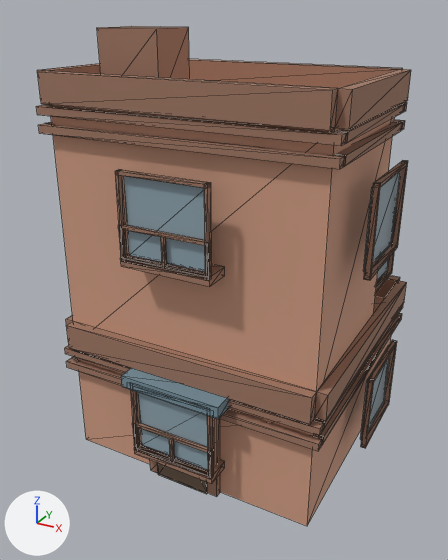
An edit to the glTF model public/buildings/residential_1x1_court.glb, drawn before and after from the same camera.
Both versions are drawn from a 50 mm lens placed at (10.03, -10.37, 10.89), pointed at (2.89, 2.61, 4.39). Arrows for +X, +Y and +Z are at lower left; the lights stay in place. The picture after the commit comes second. Mesh edges are drawn as thin lines. Vertices at exactly the same position are counted once.

The first picture shows 'residential_1x1_court_0'.
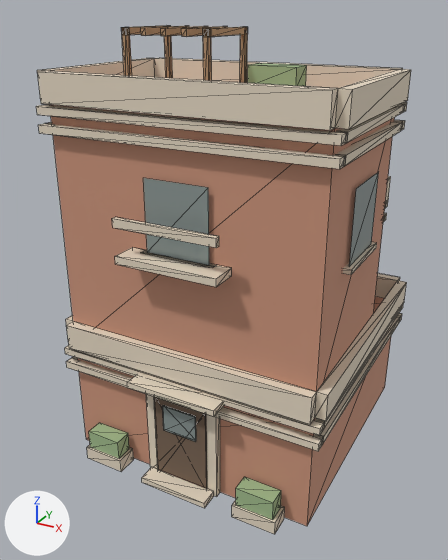
Pixel boxes [x1, y1, x2, y2] of what changed, in the pictures (448 x 560 px):
'residential_1x1_court_0', recoloured, reshaped (lighter): before [36, 26, 411, 526]; after [36, 25, 411, 534]
part 1 of me_residential_1x1_court_0, added: after [142, 251, 215, 268]
part 2 of me_residential_1x1_court_0, added: after [115, 247, 231, 287]
part 3 of me_residential_1x1_court_0, added (pale yellow): after [112, 217, 219, 248]
part 4 of me_residential_1x1_court_0, added: after [343, 242, 377, 275]
part 5 of me_residential_1x1_court_0, added: after [87, 445, 134, 472]
part 6 of me_residential_1x1_court_0, added (pale yellow): after [232, 500, 285, 534]
part 7 of me_residential_1x1_court_0, added: after [142, 467, 214, 508]
part 8 of me_residential_1x1_court_0, added: after [89, 423, 129, 458]
part 9 of me_residential_1x1_court_0, added: after [236, 477, 281, 520]
part 10 of me_residential_1x1_court_0, added: after [248, 63, 307, 86]
part 11 of me_residential_1x1_court_0, added: after [141, 26, 189, 36]
part 12 of me_residential_1x1_court_0, added: after [161, 26, 208, 36]
part 13 of me_residential_1x1_court_0, added: after [181, 26, 228, 37]
part 14 of me_residential_1x1_court_0, added (brown): after [121, 25, 173, 78]
part 15 of me_residential_1x1_court_0, added (brown): after [203, 27, 248, 83]
part 16 of me_residential_1x1_court_0, deleted: before [97, 26, 408, 484]
part 17 of me_residential_1x1_court_0, added: after [143, 172, 379, 267]

The change, as a diff of the scene's bpy script:
```diff
--- a/public/buildings/residential_1x1_court.glb.py
+++ b/public/buildings/residential_1x1_court.glb.py
@@ mat_residential_1x1_court_trim @@
 mat_residential_1x1_court_trim = principled_material('residential_1x1_court_trim')
-mat_residential_1x1_court_trim.base_color = (0.352, 0.187, 0.127)  # brown #a07864
+mat_residential_1x1_court_trim.base_color = (0.79, 0.69, 0.55)  # pale yellow #e6d8c4
 mat_residential_1x1_court_trim.roughness = 0.85
@@ mat_residential_1x1_court_awning @@
 mat_residential_1x1_court_awning = principled_material('residential_1x1_court_awning')
-mat_residential_1x1_court_awning.base_color = (0.18, 0.28, 0.34)  # greyish blue #76909e
+mat_residential_1x1_court_awning.base_color = (0.35, 0.49, 0.26)  # greyish green #a0ba8b
 mat_residential_1x1_court_awning.roughness = 0.85
@@ me_residential_1x1_court_0 @@
-me_residential_1x1_court_0.from_pydata(...)  # 922 vertices, 1440 faces; spans x -0.62..7.12, y -0.65..7.12, z 0.0..10.5
+me_residential_1x1_court_0.from_pydata(...)  # 490 vertices, 788 faces; spans x -0.25..6.75, y -0.65..6.75, z 0.0..10.5
+# me_residential_1x1_court_0 part 1: a new loose piece, a box spanning x 2.35..4.15, y -0.18..0.18, z 5.88..6.0, in mat_residential_1x1_court_trim (pale yellow #e6d8c4)
+# me_residential_1x1_court_0 part 2: a new loose piece, a box spanning x 2.0..4.5, y -0.62..0.02, z 5.82..6.0, in mat_residential_1x1_court_trim (pale yellow #e6d8c4)
+# me_residential_1x1_court_0 part 3: a new loose piece, a box spanning x 2.0..4.5, y -0.62..-0.51, z 6.65..6.85, in mat_residential_1x1_court_trim (pale yellow #e6d8c4)
+# me_residential_1x1_court_0 part 4: a new loose piece, a box spanning x 6.32..6.68, y 1.12..2.91, z 5.88..6.0, in mat_residential_1x1_court_trim (pale yellow #e6d8c4)
+# me_residential_1x1_court_0 part 5: a new loose piece, a box spanning x 0.55..1.65, y -0.58..-0.05, z 0.0..0.35, in mat_residential_1x1_court_trim (pale yellow #e6d8c4)
+# me_residential_1x1_court_0 part 6: a new loose piece, a box spanning x 4.85..5.95, y -0.58..-0.05, z 0.0..0.35, in mat_residential_1x1_court_trim (pale yellow #e6d8c4)
+# me_residential_1x1_court_0 part 7: a new loose piece, a box spanning x 2.34..4.16, y -0.65..-0.2, z 0.0..0.15, in mat_residential_1x1_court_trim (pale yellow #e6d8c4)
+# me_residential_1x1_court_0 part 8: a new loose piece, a box spanning x 0.63..1.57, y -0.53..-0.1, z 0.35..0.85, in mat_residential_1x1_court_awning (greyish green #a0ba8b)
+# me_residential_1x1_court_0 part 9: a new loose piece, a box spanning x 4.93..5.87, y -0.53..-0.1, z 0.35..0.85, in mat_residential_1x1_court_awning (greyish green #a0ba8b)
+# me_residential_1x1_court_0 part 10: a new loose piece, a box spanning x 3.65..4.8, y 2.3..2.84, z 9.3..9.75, in mat_residential_1x1_court_awning (greyish green #a0ba8b)
+# me_residential_1x1_court_0 part 11: a new loose piece, a box spanning x 1.8..1.92, y 1.01..2.73, z 10.35..10.5, in mat_residential_1x1_court_sign (brown #b5936f)
+# me_residential_1x1_court_0 part 12: a new loose piece, a box spanning x 2.3..2.42, y 1.01..2.73, z 10.35..10.5, in mat_residential_1x1_court_sign (brown #b5936f)
+# me_residential_1x1_court_0 part 13: a new loose piece, a box spanning x 2.8..2.92, y 1.01..2.73, z 10.35..10.5, in mat_residential_1x1_court_sign (brown #b5936f)
+# me_residential_1x1_court_0 part 14: a new loose piece of 20 vertices spanning x 1.3..1.42, y 1.01..2.73, z 9.0..10.5, in mat_residential_1x1_court_sign (brown #b5936f)
+# me_residential_1x1_court_0 part 15: a new loose piece of 20 vertices spanning x 3.3..3.42, y 1.01..2.73, z 9.0..10.5, in mat_residential_1x1_court_sign (brown #b5936f)
+# me_residential_1x1_court_0 part 16: 77 loose pieces with 616 vertices, spanning x -0.62..7.12, y -0.65..7.12, z 0.8..10.5, are deleted
+# me_residential_1x1_court_0 part 17: 12 vertices added at x 2.47..6.59, y -0.09..4.12, z 6.0..7.65
+# other edits to the shape of me_residential_1x1_court_0 do not show in these pictures
 me_residential_1x1_court_0.materials.append(mat_residential_1x1_court_wall)
@@ me_residential_1x1_court_0 @@
 me_residential_1x1_court_0.materials.append(mat_residential_1x1_court_awning)
+me_residential_1x1_court_0.materials.append(mat_residential_1x1_court_sign)  # brown #b5936f
```
